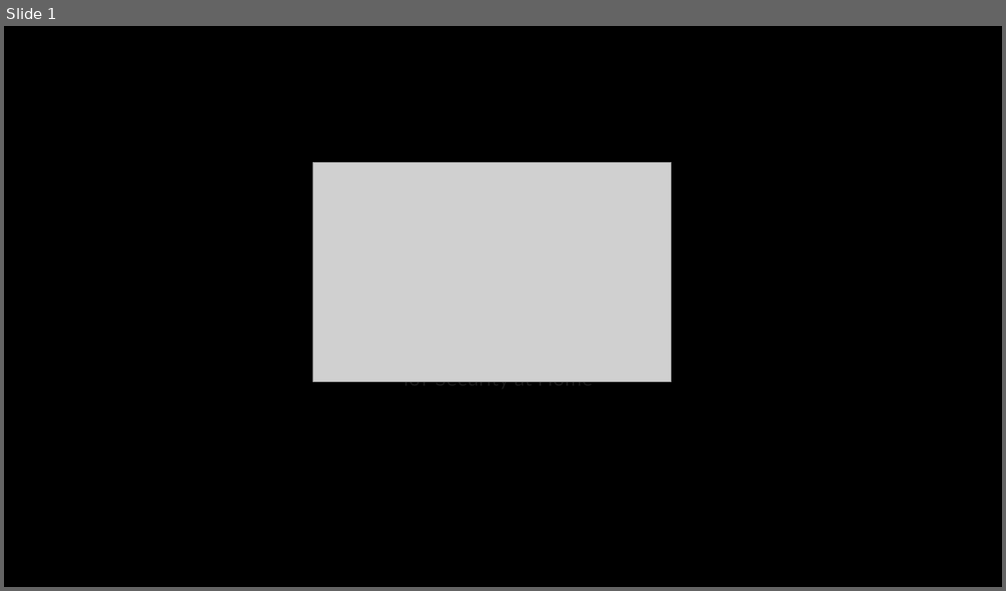
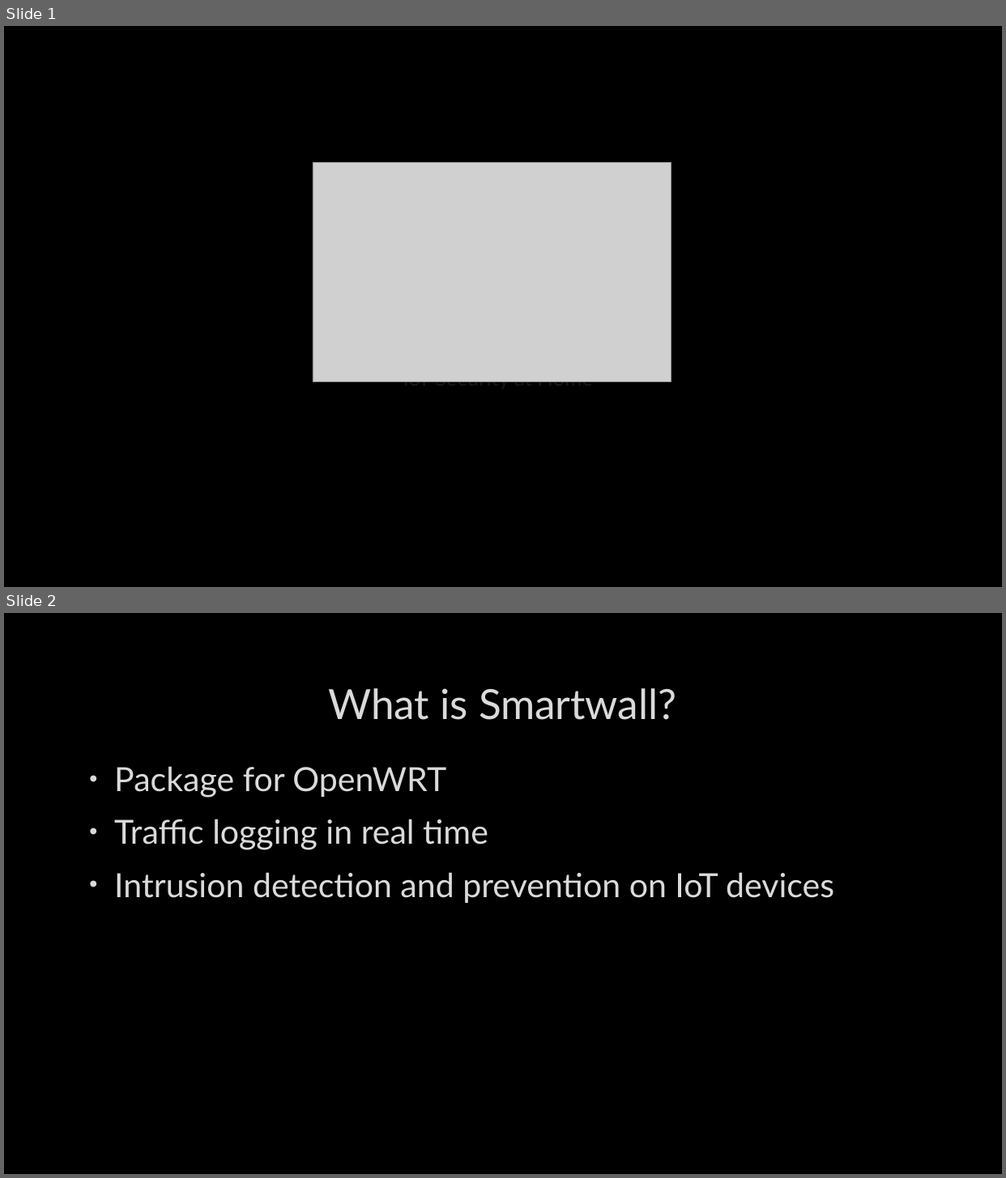
Before and after one commit to phillolivercomp/SmartWall-FYP, a slide deck: Demonstration/Smartwall.pptx. Shown one above the other, each under a label of ours: slide 1 before the commit, slides 1 and 2 after it. The pictures are 1006x591 and 1006x1178 pixels, drawn with LibreOffice and Linux fonts; fonts in the diff are those of the drawing; grey boxes stand for pictures; background and template pictures are left out. Boxes give left, top, right and bottom in pixels: in the first picture for what was removed or moved away, otherwise in the second. Text is boxed around its words. In the diff, an @@ line names an element or a change of style, - is before the commit and + after.

```diff
--- a/Demonstration/Smartwall.pptx
+++ b/Demonstration/Smartwall.pptx
@@ slide 2 added at (4,613,1002,1174), background picture (left out) @@
@@ title added at (328,688,677,720), 40 pt, text #DADADA @@
+What is Smartwall?
@@ text added at (114,766,834,903), 32 pt, text #DADADA @@
+• Package for OpenWRT
+• Traffic logging in real time
+• Intrusion detection and prevention on IoT devices
```
Also in this commit, not shown: 4 other slides added, 17 other files.
